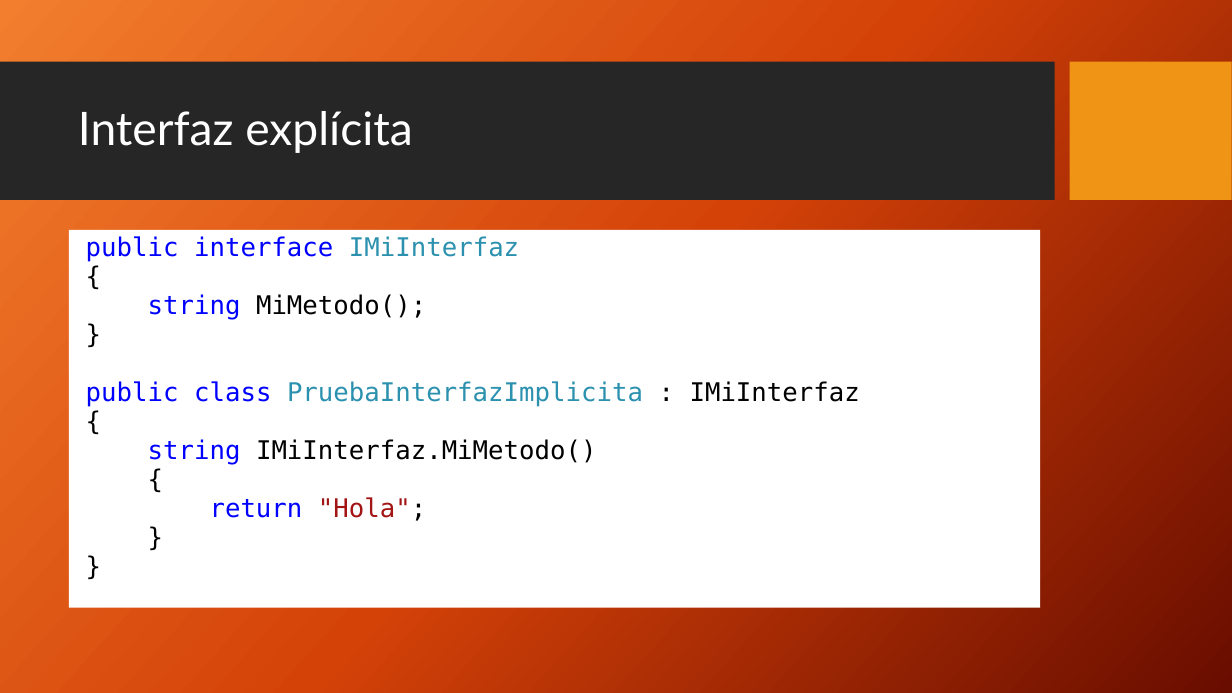
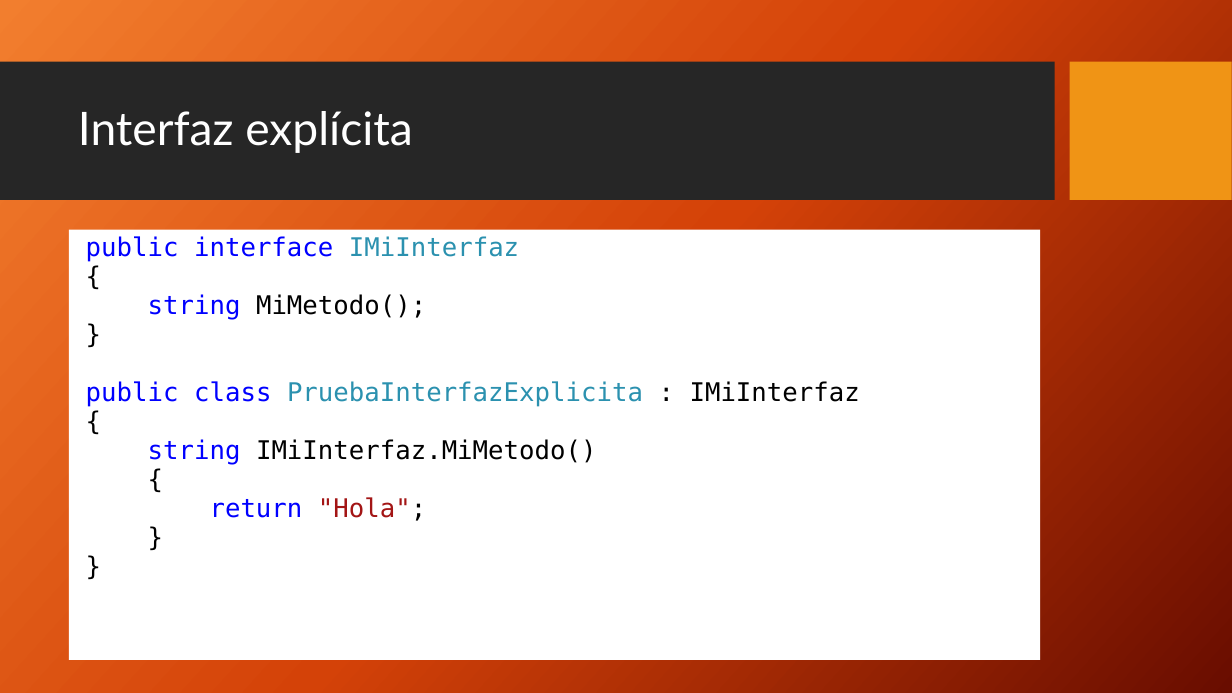
Before and after one commit to Italimante/pl2, a slide deck: slide 8 of Estudiar/Ppts/ProgramacionII_Clase_18-2018 Interfaces.pptx. Drawn at 1232x693 pixels with LibreOffice and Linux fonts; fonts in the diff are those of the drawing; background and template pictures are left out. Boxes give left, top, right and bottom in pixels: in the first picture for what was removed or moved away, otherwise in the second. Text is boxed around its words. In the diff, an @@ line names an element or a change of style, - is before the commit and + after.

```diff
--- a/Estudiar/Ppts/ProgramacionII_Clase_18-2018 Interfaces.pptx
+++ b/Estudiar/Ppts/ProgramacionII_Clase_18-2018 Interfaces.pptx
@@ rectangle "public interface IMiInterfaz": place and size @@
-rectangle "public interface IMiInterfaz" at box(68, 230, 1040, 608)
+rectangle "public interface IMiInterfaz" at box(68, 230, 1040, 660)
@@ text in rectangle at box(86, 381, 860, 407): text changed @@
-public class PruebaInterfazImplicita : IMiInterfaz
+public class PruebaInterfazExplicita : IMiInterfaz
```
Also in this commit, not shown: 1 other slide changed, 21 other files.
